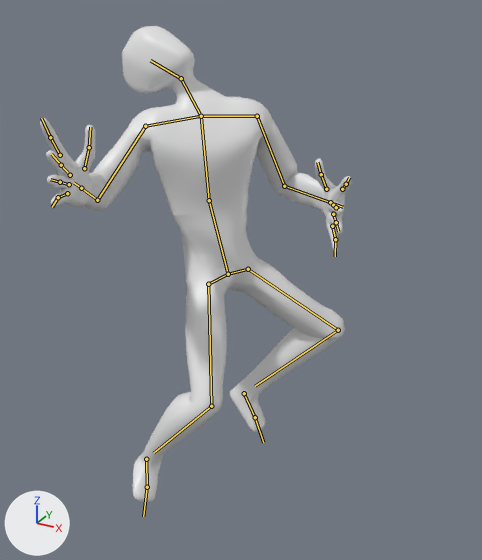
A saved change to the glTF model client/main/assets/dummy.glb.
Rendered twice from a camera (50 mm lens) standing at (1.196, -1.925, 1.753) and looking at (0.168, -0.055, 0.818). The axes (+X, +Y, +Z) are drawn at lower left. The lights are the same throughout. Both versions are drawn at frame 23 of the action 'airstun'; the numbers are the values there. The bones that bend it are drawn over the model as lines.
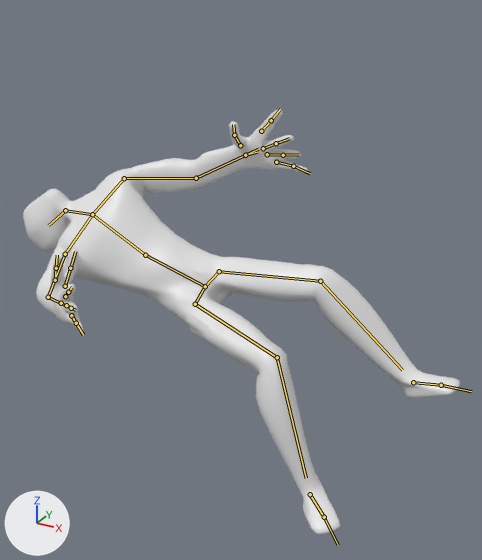
Location of each change, (x1, y1, x2, y2) in pixels of the pictures (482 x 560 px):
'Mesh', posed (40% wider, 11% shorter)
    before: (40, 26, 351, 502)
    after: (23, 110, 460, 534)
bone 'Abdomen', root to tip
    before: (228, 274) to (209, 200)
    after: (205, 286) to (145, 255)
bone 'UpperArm.L', root to tip
    before: (257, 116) to (284, 186)
    after: (124, 178) to (196, 178)
bone 'ForeArm.L', root to tip
    before: (284, 186) to (343, 207)
    after: (196, 178) to (258, 149)
bone 'UpperArm.R', root to tip
    before: (145, 126) to (97, 200)
    after: (65, 254) to (48, 297)
bone 'ForeArm.R', root to tip
    before: (97, 200) to (76, 184)
    after: (48, 297) to (64, 305)
bone 'Hip.L', root to tip
    before: (228, 274) to (248, 269)
    after: (205, 286) to (219, 271)
bone 'Thigh.L', root to tip
    before: (248, 269) to (338, 330)
    after: (219, 271) to (320, 281)
bone 'Shin.L', root to tip
    before: (338, 330) to (255, 386)
    after: (320, 281) to (402, 370)
bone 'Hip.R', root to tip
    before: (228, 274) to (208, 284)
    after: (205, 286) to (195, 304)
bone 'Thigh.R', root to tip
    before: (208, 284) to (211, 406)
    after: (195, 304) to (277, 357)
bone 'Shin.R', root to tip
    before: (211, 406) to (153, 453)
    after: (277, 357) to (306, 478)
bone 'Foot.L', root to tip
    before: (244, 393) to (255, 417)
    after: (413, 382) to (441, 385)
bone 'Hand.L', root to tip
    before: (330, 202) to (333, 206)
    after: (245, 155) to (257, 152)
bone 'Foot.R', root to tip
    before: (146, 459) to (147, 487)
    after: (310, 494) to (324, 517)
bone 'Hand.R', root to tip
    before: (81, 188) to (73, 182)
    after: (61, 303) to (62, 301)

The change in detail:
Bone 'Abdomen' (bone_abdomen) moves from (0.064, -0.191, -0.064) to (-0.038, -0.264, -0.064).
Bone 'Abdomen' (bone_abdomen) turns from (1, 44, 16) to (1, 46, 75) degrees about its own x, y and z.
Bone 'UpperArm.L' (bone_upperarm_l) turns from (-59, 10, 14) to (-51, -11, 3) degrees about its own x, y and z.
Bone 'ForeArm.L' (bone_forearm_l) turns from (11, 7, -63) to (1, 0, -4) degrees about its own x, y and z.
Bone 'UpperArm.R' (bone_upperarm_r) turns from (-45, 17, 19) to (-37, -28, 84) degrees about its own x, y and z.
Bone 'ForeArm.R' (bone_forearm_r) turns from (11, -6, 60) to (3, 0, 14) degrees about its own x, y and z.
Bone 'Hip.L' (bone_hip_l) moves from (-0.085, 0.084, -0.175) to (-0.094, -0.009, -0.257).
Bone 'Hip.L' (bone_hip_l) turns from (12, -20, 52) to (76, -53, 4) degrees about its own x, y and z.
Bone 'Thigh.L' (bone_thigh_l) turns from (-11, -10, -33) to (-26, 24, -18) degrees about its own x, y and z.
Bone 'Shin.L' (bone_shin_l) turns from (59, -31, 52) to (32, -9, 30) degrees about its own x, y and z.
Bone 'Hip.R' (bone_hip_r) moves from (0.086, -0.043, -0.189) to (0.093, 0.066, -0.249).
Bone 'Hip.R' (bone_hip_r) turns from (-17, 10, 54) to (-70, 49, 20) degrees about its own x, y and z.
Bone 'Thigh.R' (bone_thigh_r) turns from (-34, -49, 49) to (-44, -63, 51) degrees about its own x, y and z.
Bone 'Shin.R' (bone_shin_r) turns from (41, 14, -37) to (38, 12, -35) degrees about its own x, y and z.
Bone 'Foot.L' (bone_foot_l) moves from (-0.088, -0.146, -0.109) to (0.411, -0.217, -0.646).
Bone 'Foot.L' (bone_foot_l) turns from (27, -37, -85) to (-49, -16, -60) degrees about its own x, y and z.
Bone 'Hand.L' (bone_hand_l) moves from (-0.216, -0.285, -0.437) to (-0.272, -0.681, -0.372).
Bone 'Hand.L' (bone_hand_l) turns from (46, -86, -103) to (46, -54, -53) degrees about its own x, y and z.
Bone 'Foot.R' (bone_foot_r) moves from (-0.049, 0.258, -0.08) to (0.626, 0.266, 0.123).
Bone 'Foot.R' (bone_foot_r) turns from (47, -32, -42) to (15, 7, -43) degrees about its own x, y and z.
Bone 'Hand.R' (bone_hand_r) moves from (-0.436, -0.498, -0.414) to (-0.388, -0.318, -0.8).
Bone 'Hand.R' (bone_hand_r) turns from (-68, 113, 41) to (-69, 110, 71) degrees about its own x, y and z.
